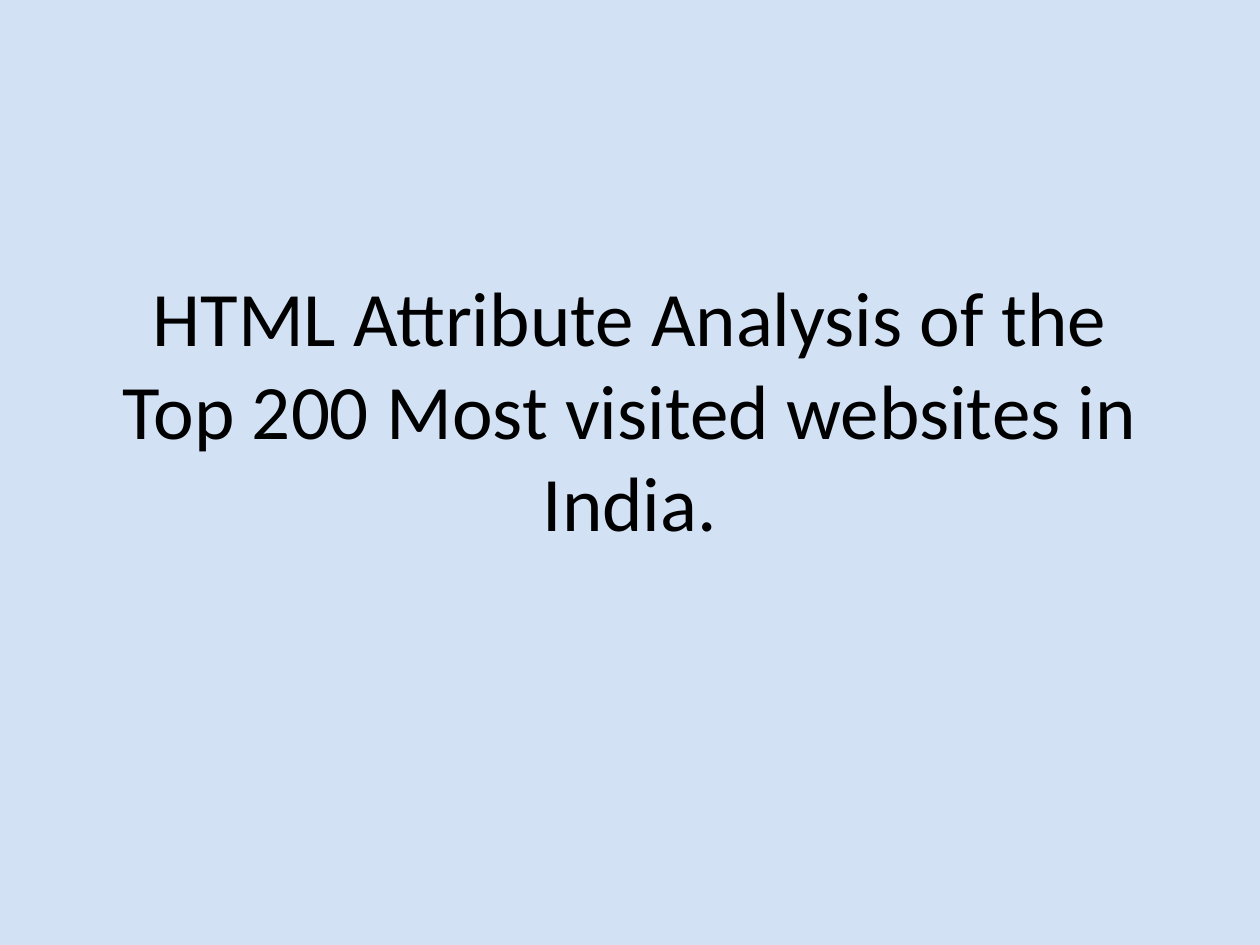
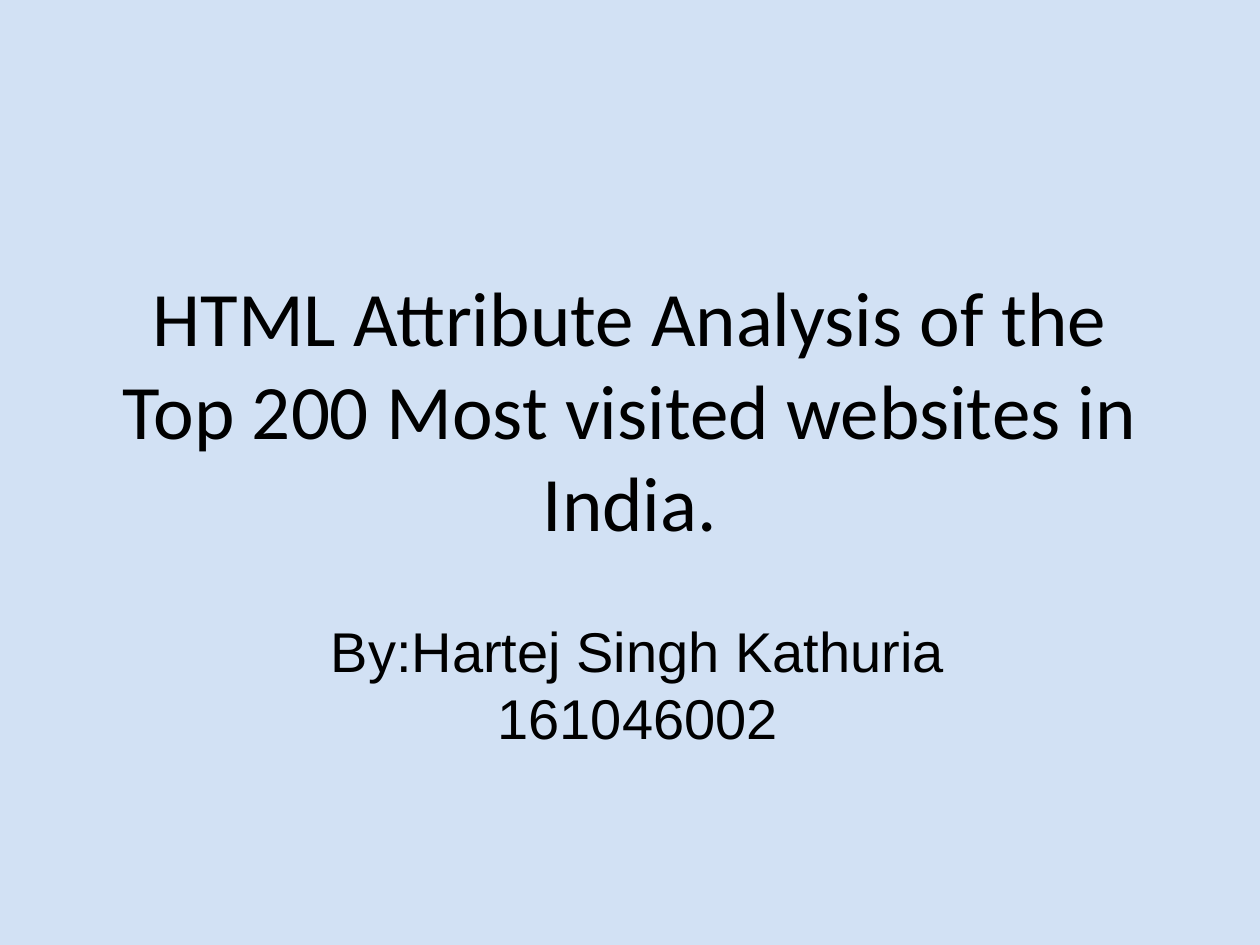
Before and after one commit to hartej-kathuria/term-project, a slide deck: slide 1 of HTML Attribute Analysis of the Top 200 Most.pptx. Drawn at 1260x945 pixels with LibreOffice and Linux fonts; fonts in the diff are those of the drawing. Boxes give left, top, right and bottom in pixels: in the first picture for what was removed or moved away, otherwise in the second. Text is boxed around its words. In the diff, an @@ line names an element or a change of style, - is before the commit and + after.

```diff
--- a/HTML Attribute Analysis of the Top 200 Most.pptx
+++ b/HTML Attribute Analysis of the Top 200 Most.pptx
@@ text added at box(331, 631, 943, 740), 32 pt, text #000000 @@
+By:Hartej Singh Kathuria
+161046002
```
Also in this commit, not shown: 2 other slides changed, 5 slides added, 3 slides removed.
